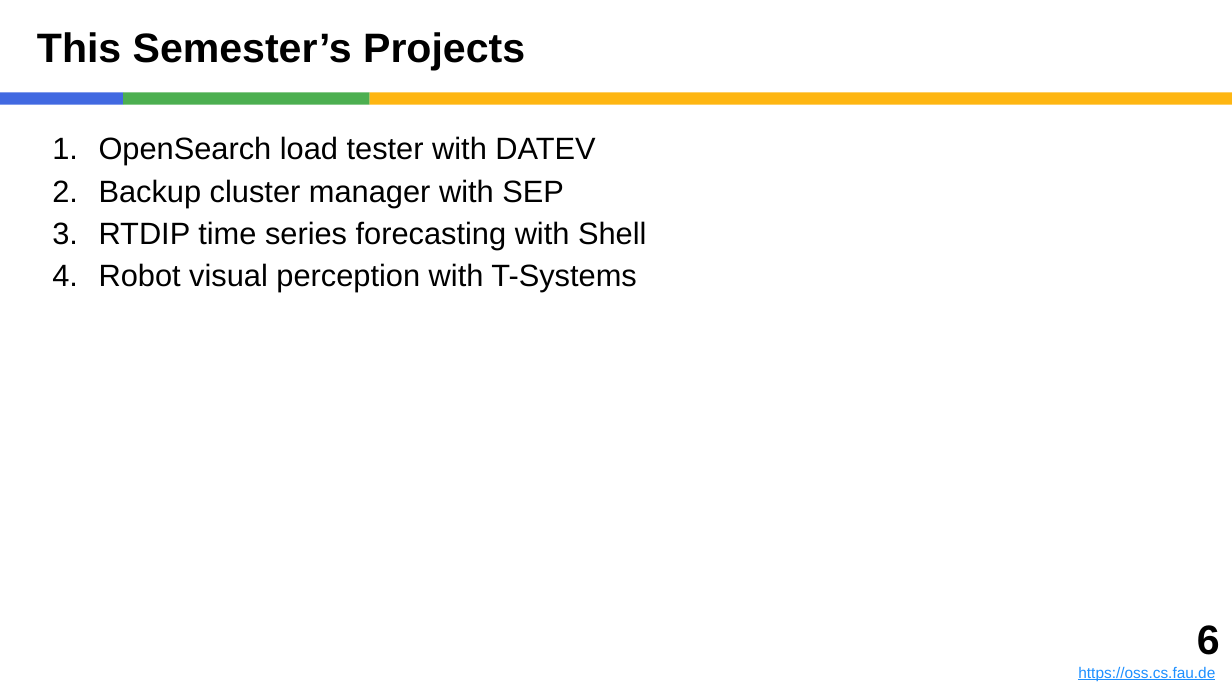
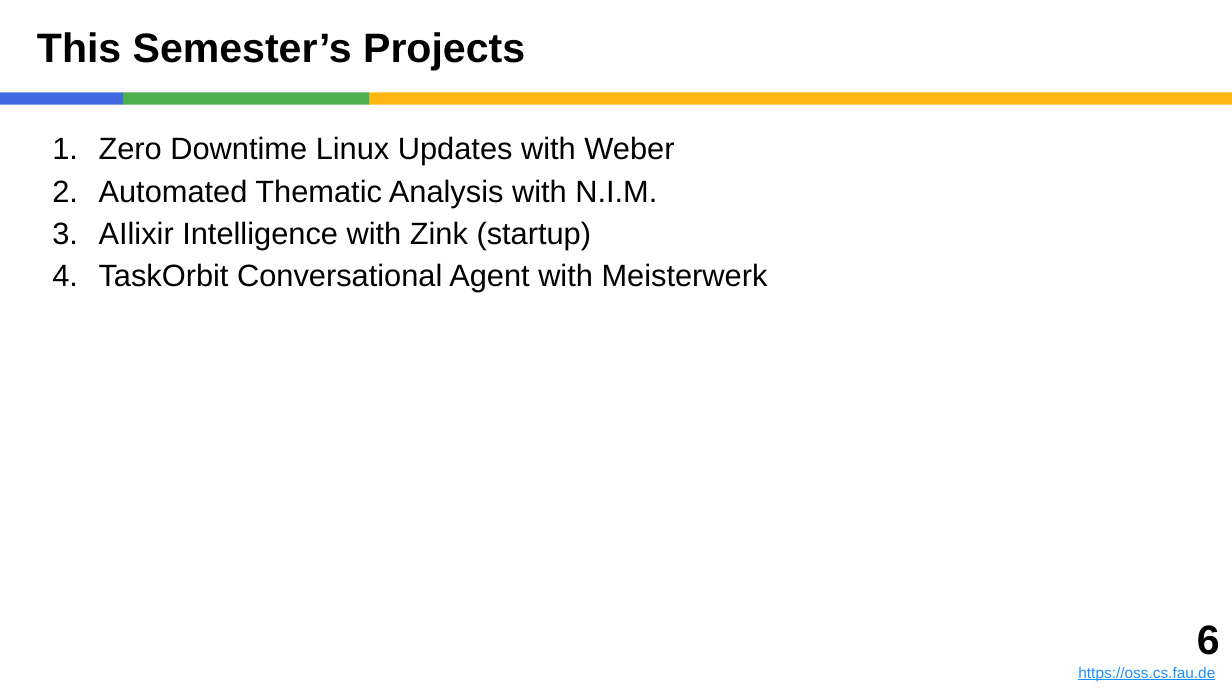
Before and after one commit to dirkriehle/amos-course, a slide deck: slide 6 of Lecture slides/AMOS A01 - Introduction.pptx. Drawn at 1232x693 pixels with LibreOffice and Linux fonts; fonts in the diff are those of the drawing. Boxes give left, top, right and bottom in pixels: in the first picture for what was removed or moved away, otherwise in the second. Text is boxed around its words. In the diff, an @@ line names an element or a change of style, - is before the commit and + after.

```diff
--- a/Lecture slides/AMOS A01 - Introduction.pptx
+++ b/Lecture slides/AMOS A01 - Introduction.pptx
@@ text at bbox=[99, 136, 768, 292]: text changed @@
-1. OpenSearch load tester with DATEV
-2. Backup cluster manager with SEP
-3. RTDIP time series forecasting with Shell
-4. Robot visual perception with T-Systems
+1. Zero Downtime Linux Updates with Weber
+2. Automated Thematic Analysis with N.I.M.
+3. AIlixir Intelligence with Zink (startup)
+4. TaskOrbit Conversational Agent with Meisterwerk
```
Also in this commit, not shown: 9 other slides changed, 1 slide added, 1 slide removed, 15 other files.
